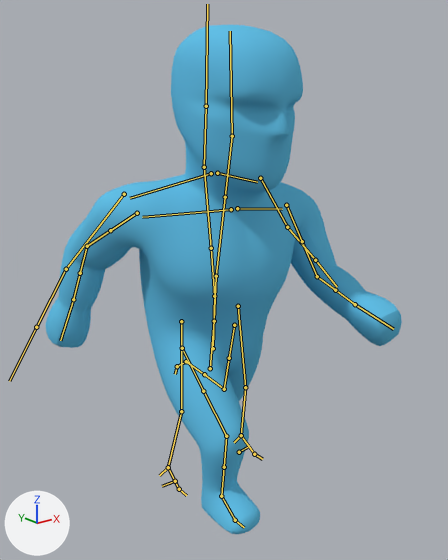
The Blender file RAG/Assets/Blender Files/Animations.blend as it was, and as the next commit left it.
Camera for both pictures: a camera (50 mm lens) standing at (-1.278, -1.696, 1.432) and looking at (0.007, -0.09, 0.79). The axes (+X, +Y, +Z) are drawn at lower left. The lights are the same throughout. Both versions are drawn at frame 4 of the action 'Run'; the numbers are the values there. The bones that bend it are drawn over the model as lines.

Objects in the first picture: 'Retopo'.
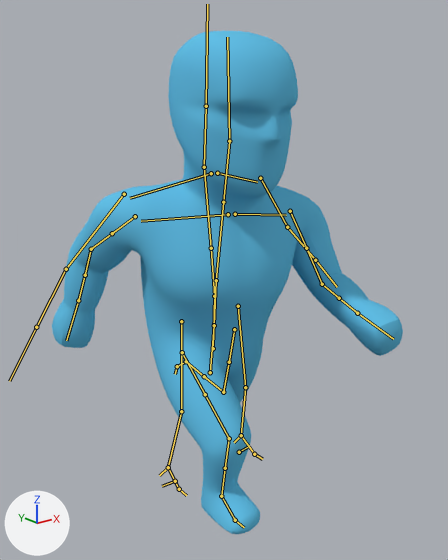
The change in detail:
Bone 'torso' (bone_torso) moves from (-0.018, -0.02, -0.084) to (-0.018, -0.02, -0.101).
Bone 'chest' (bone_chest) turns from (5, -1, -1) to (4, -6, -1) degrees about its own x, y and z.

Boxes (x1, y1, x2, y2) around the edits, measured in the pictures (448 x 560 px):
'Retopo', posed: before (45, 25, 402, 534); after (52, 31, 403, 534)
